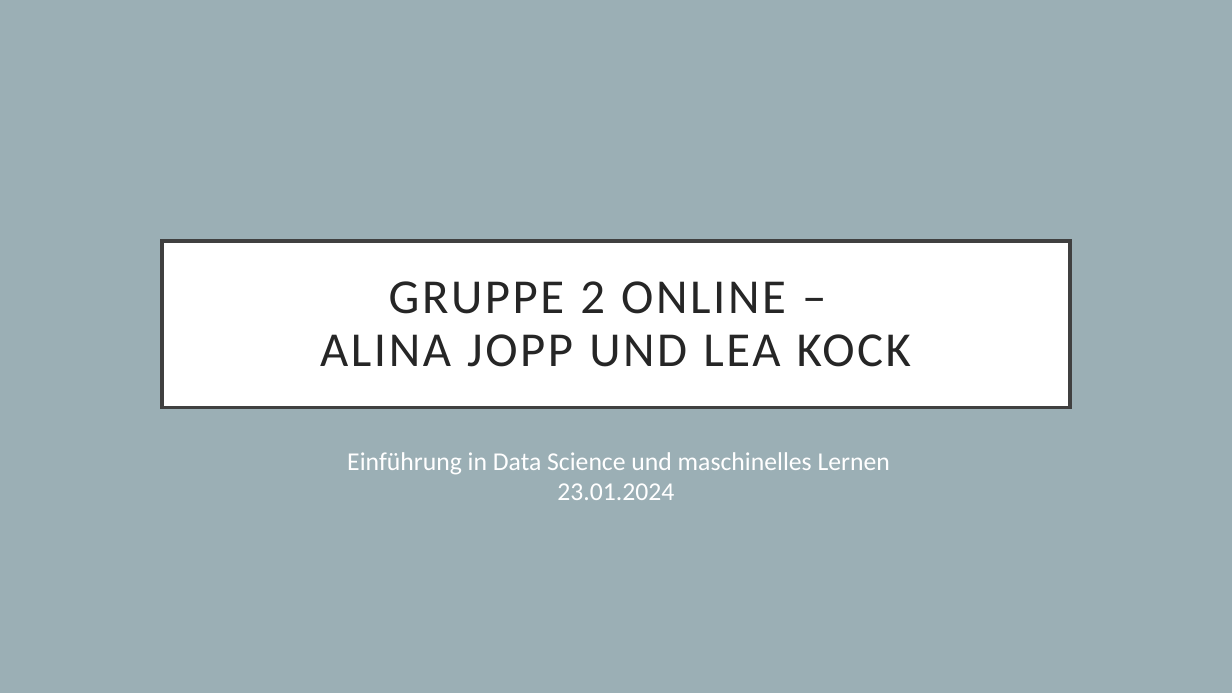
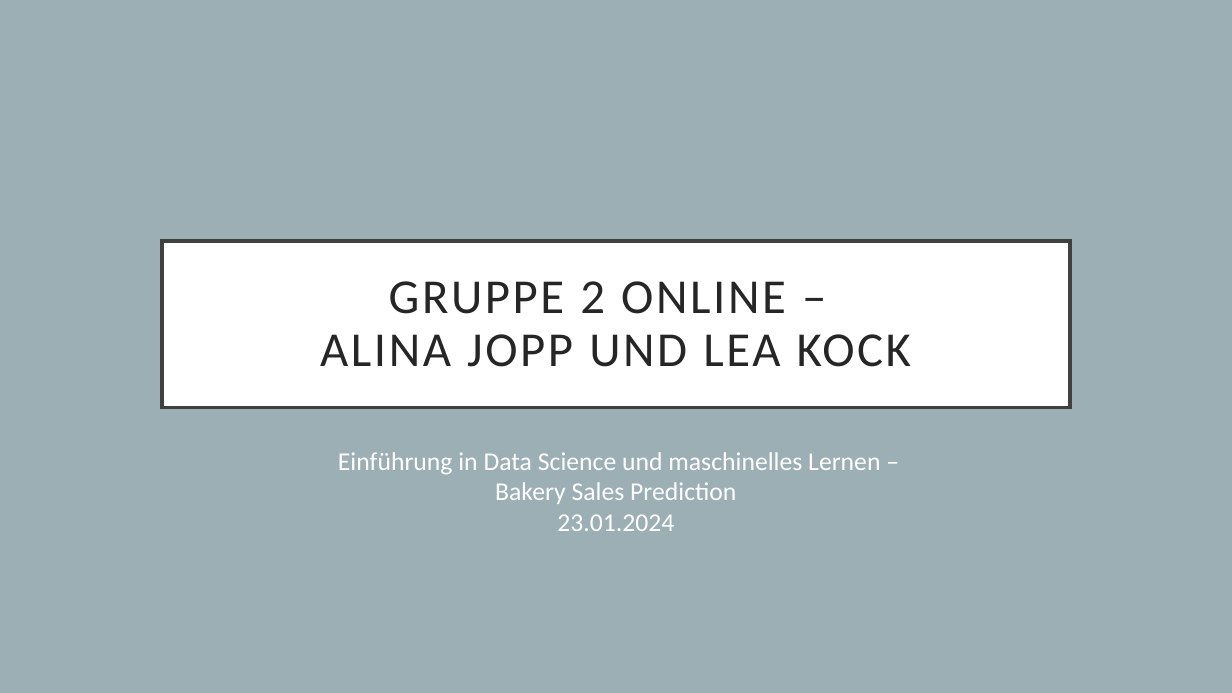
Before and after one commit to Tasinger/gruppe-2-projekt, a slide deck: slide 1 of 4_Presentation/Präsentation Gruppe 2.pptx. Drawn at 1232x693 pixels with LibreOffice and Linux fonts; fonts in the diff are those of the drawing. Boxes give left, top, right and bottom in pixels: in the first picture for what was removed or moved away, otherwise in the second. Text is boxed around its words. In the diff, an @@ line names an element or a change of style, - is before the commit and + after.

Commit message:
Präsentation angepasst

```diff
--- a/4_Presentation/Präsentation Gruppe 2.pptx
+++ b/4_Presentation/Präsentation Gruppe 2.pptx
@@ subtitle at [338, 452, 880, 531]: text changed @@
-Einführung in Data Science und maschinelles Lernen
-23.01.2024
+Einführung in Data Science und maschinelles Lernen –
+Bakery Sales Prediction
+23.01.2024
```
